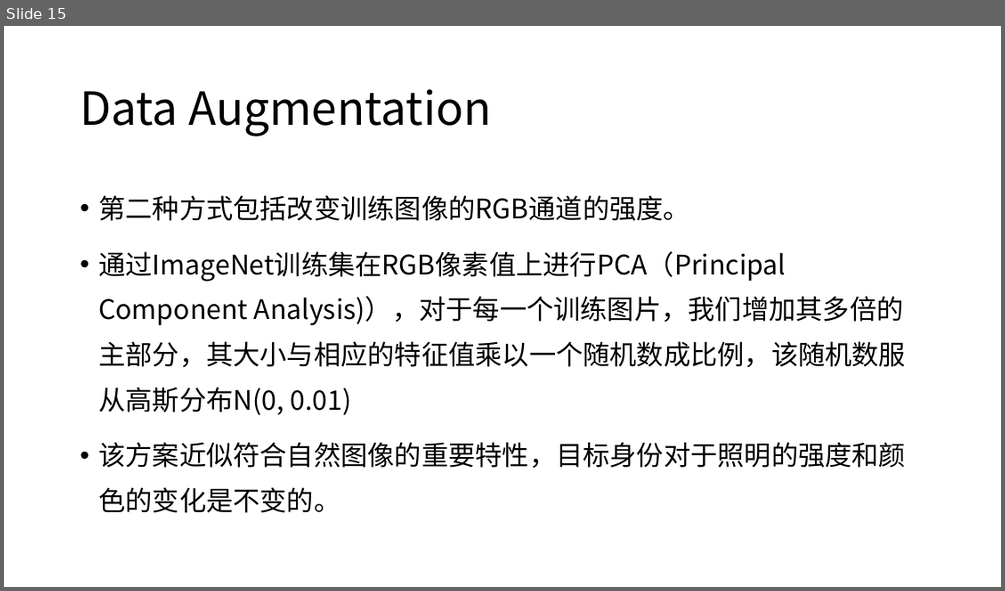
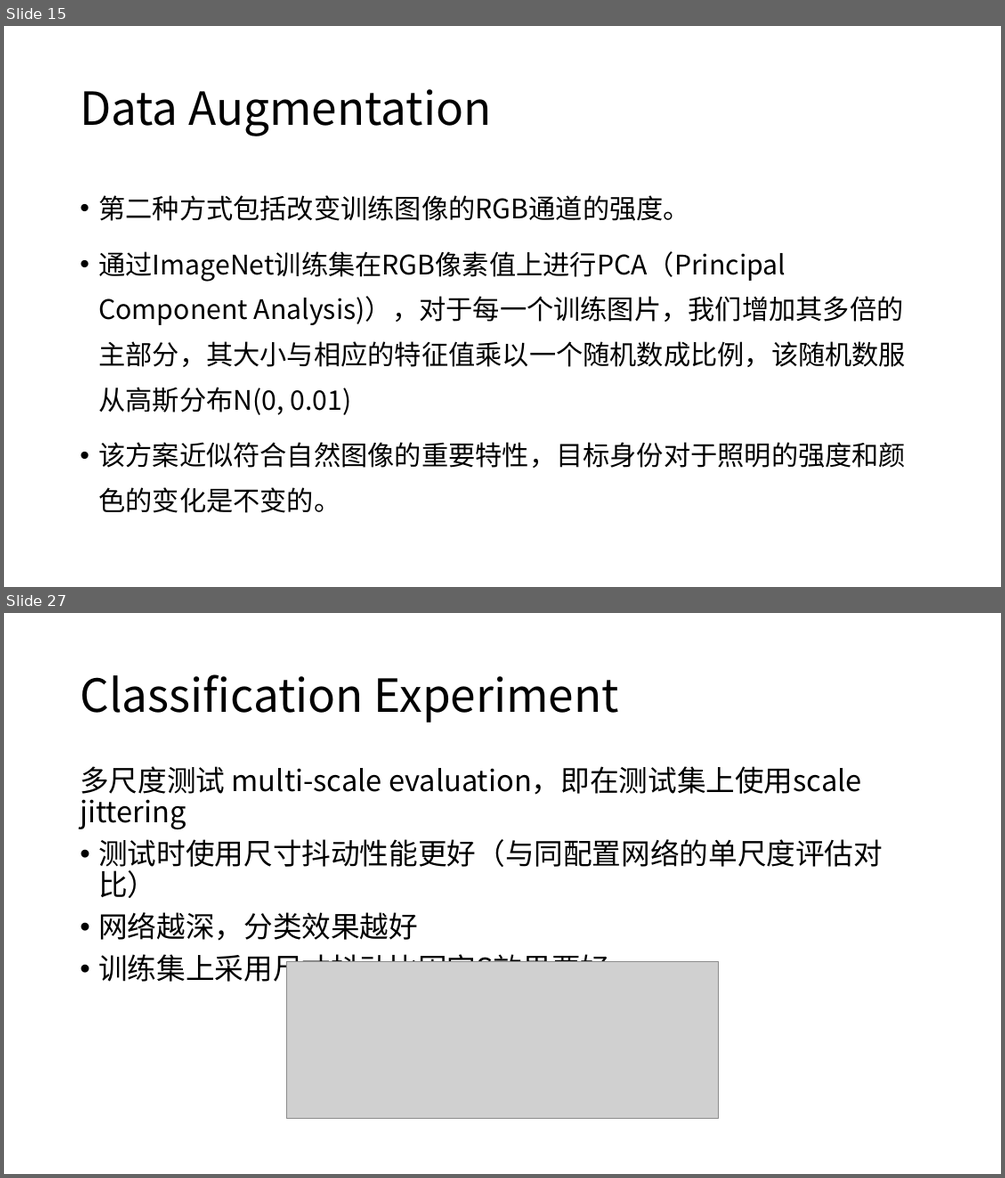
Before and after one commit to XianzhengWU/deeplearning_papernotes, a slide deck: 四篇论文笔记汇总.pptx. Shown one above the other, each under a label of ours: slide 15 before the commit, slides 15 and 27 after it; the slides between them are not shown. The pictures are 1005x591 and 1005x1178 pixels, drawn with LibreOffice and Linux fonts; fonts in the diff are those of the drawing; grey boxes stand for pictures. Boxes give left, top, right and bottom in pixels: in the first picture for what was removed or moved away, otherwise in the second. Text is boxed around its words. In the diff, an @@ line names an element or a change of style, - is before the commit and + after.

```diff
--- a/四篇论文笔记汇总.pptx
+++ b/四篇论文笔记汇总.pptx
@@ slide 27 added at (4,613,1001,1174), background #FFFFFF @@
@@ title added at (80,674,619,722), 44 pt, text #000000 @@
+Classification Experiment
@@ text added at (80,766,882,987), 28 pt, text #000000 @@
+多尺度测试 multi-scale evaluation，即在测试集上使用scale jittering
+• 测试时使用尺寸抖动性能更好（与同配置网络的单尺度评估对比）
+• 网络越深，分类效果越好
+• 训练集上采用尺寸抖动比固定S效果要好
@@ picture added at (287,962,718,1118) @@
```
Also in this commit, not shown: 13 other slides added, 5 slides removed, 6 other files.
